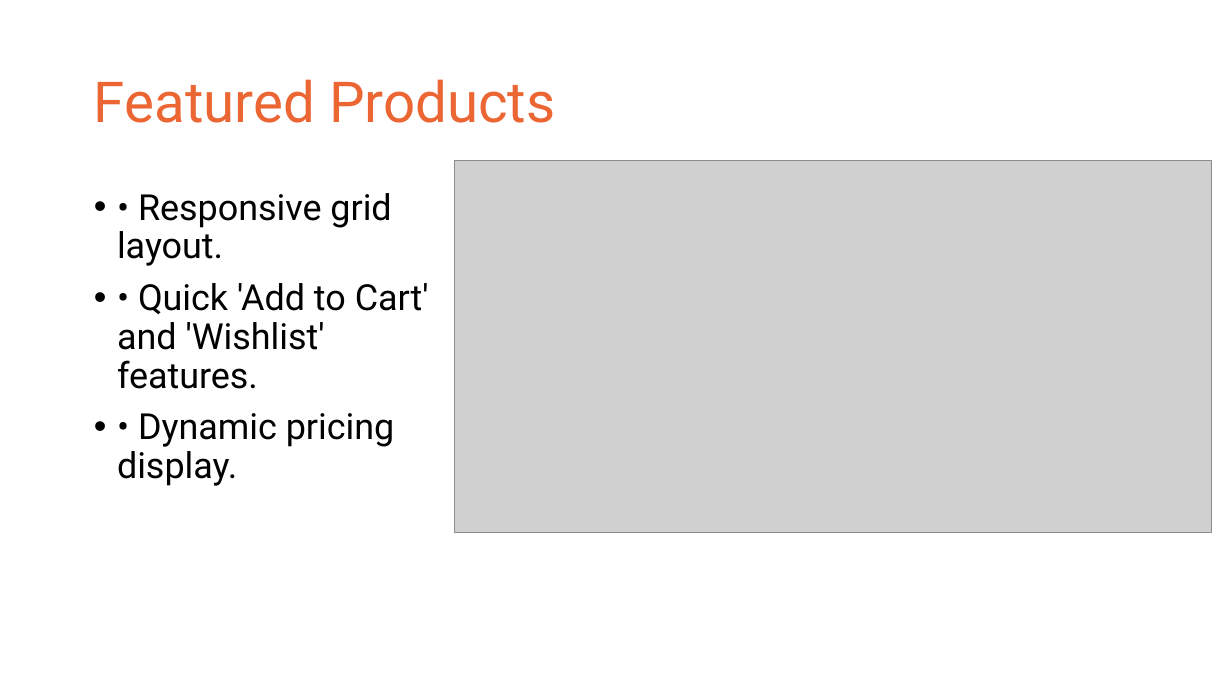
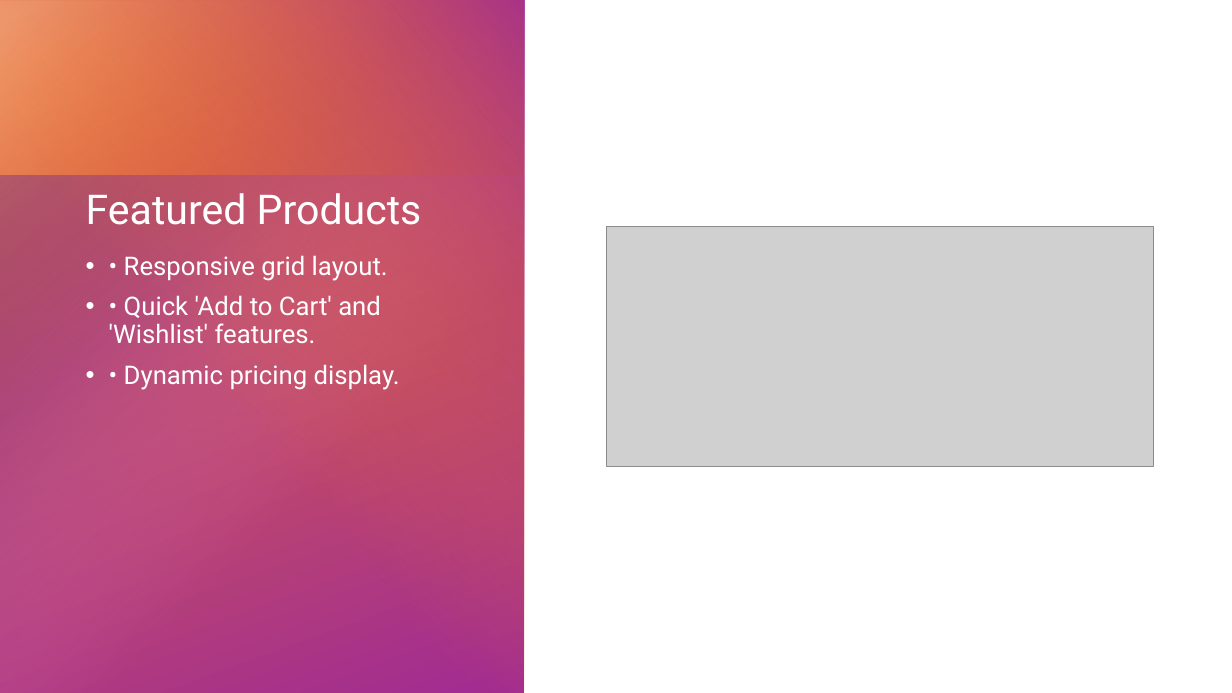
Before and after one commit to Youssef-Atef-20/E-Commerce, a slide deck: slide 5 of Hot Deals Platform.pptx (slide 3 before the commit). Drawn at 1232x693 pixels with LibreOffice and Linux fonts; fonts in the diff are those of the drawing; grey boxes stand for pictures. Boxes give left, top, right and bottom in pixels: in the first picture for what was removed or moved away, otherwise in the second. Text is boxed around its words. In the diff, an @@ line names an element or a change of style, - is before the commit and + after.

```diff
--- a/Hot Deals Platform.pptx
+++ b/Hot Deals Platform.pptx
@@ group added at box(0, 0, 525, 693): 4 rectangles @@
@@ title "Featured Products": place and size @@
-title "Featured Products" at box(94, 79, 555, 123)
+title "Featured Products" at box(86, 193, 422, 225)
@@ title "Featured Products" at box(86, 193, 422, 225): size 44 to 32 pt, text colour #EB6633 to #FFFFFF; vertical alignment middle to bottom @@
@@ picture: place and size @@
-picture at box(454, 161, 1212, 532)
+picture at box(607, 226, 1153, 467)
@@ text "• Responsive grid layout.": place and size @@
-text "• Responsive grid layout." at box(117, 193, 429, 486)
+text "• Responsive grid layout." at box(109, 255, 400, 390)
@@ text "• Responsive grid layout." at box(109, 255, 400, 390): size 28 to 20 pt, text colour #000000 to #FFFFFF @@
```
Also in this commit, not shown: 5 other slides changed, 5 slides added, 1 slide removed.
